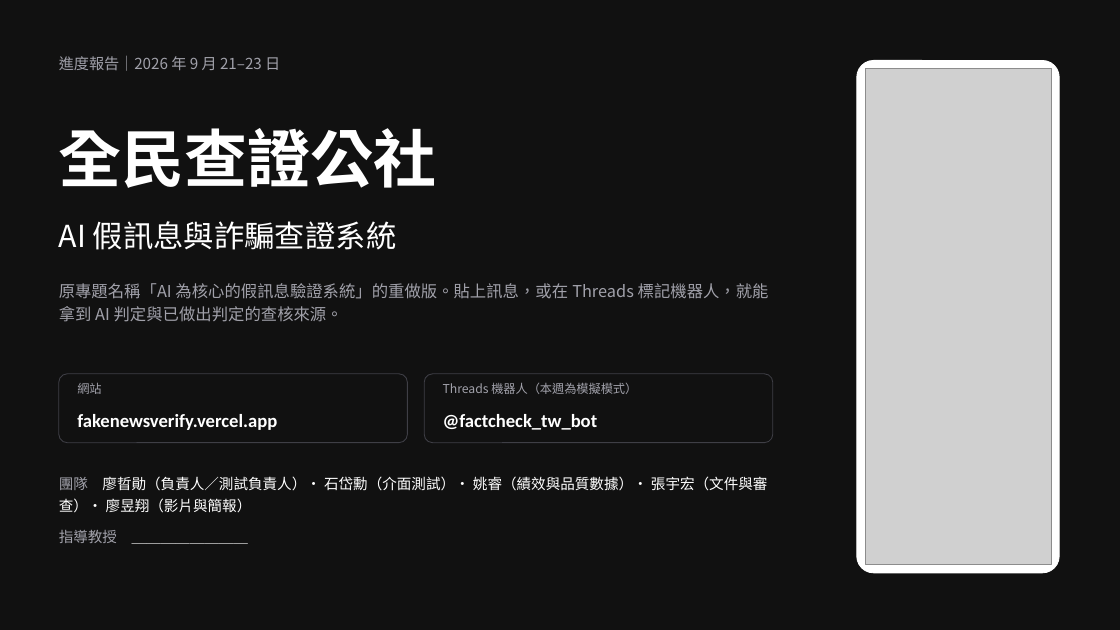
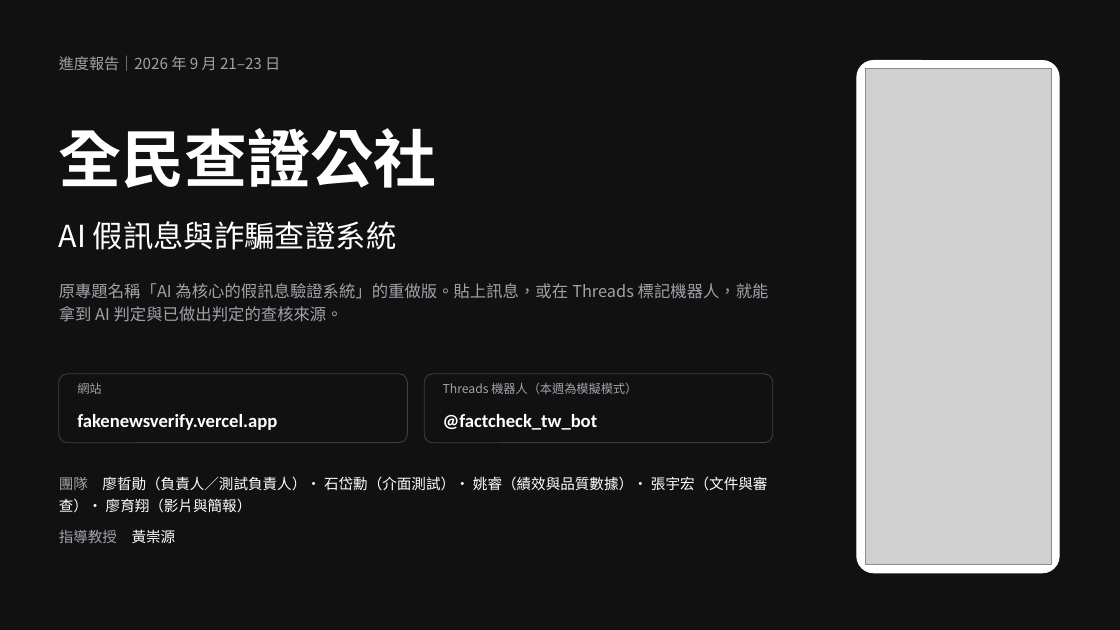
Before and after one commit to cansfakenewsverify/AI-Fake-News-Verification-System, a slide deck: slide 1 of presentations/2026-09_進度報告/01_投影片_進度報告.pptx. Drawn at 1120x630 pixels with LibreOffice and Linux fonts; fonts in the diff are those of the drawing; grey boxes stand for pictures. Boxes give left, top, right and bottom in pixels: in the first picture for what was removed or moved away, otherwise in the second. Text is boxed around its words. In the diff, an @@ line names an element or a change of style, - is before the commit and + after.

```diff
--- a/presentations/2026-09_進度報告/01_投影片_進度報告.pptx
+++ b/presentations/2026-09_進度報告/01_投影片_進度報告.pptx
@@ text at (x1=59, y1=476, x2=767, y2=543): text changed @@
-團隊 廖晢勛（負責人／測試負責人）· 石岱勳（介面測試）· 姚睿（績效與品質數據）· 張宇宏（文件與審查）· 廖昱翔（影片與簡報）
-指導教授 ＿＿＿＿＿＿＿＿
+團隊 廖晢勛（負責人／測試負責人）· 石岱勳（介面測試）· 姚睿（績效與品質數據）· 張宇宏（文件與審查）· 廖育翔（影片與簡報）
+指導教授 黃崇源
```
Also in this commit, not shown: 9 other files.
